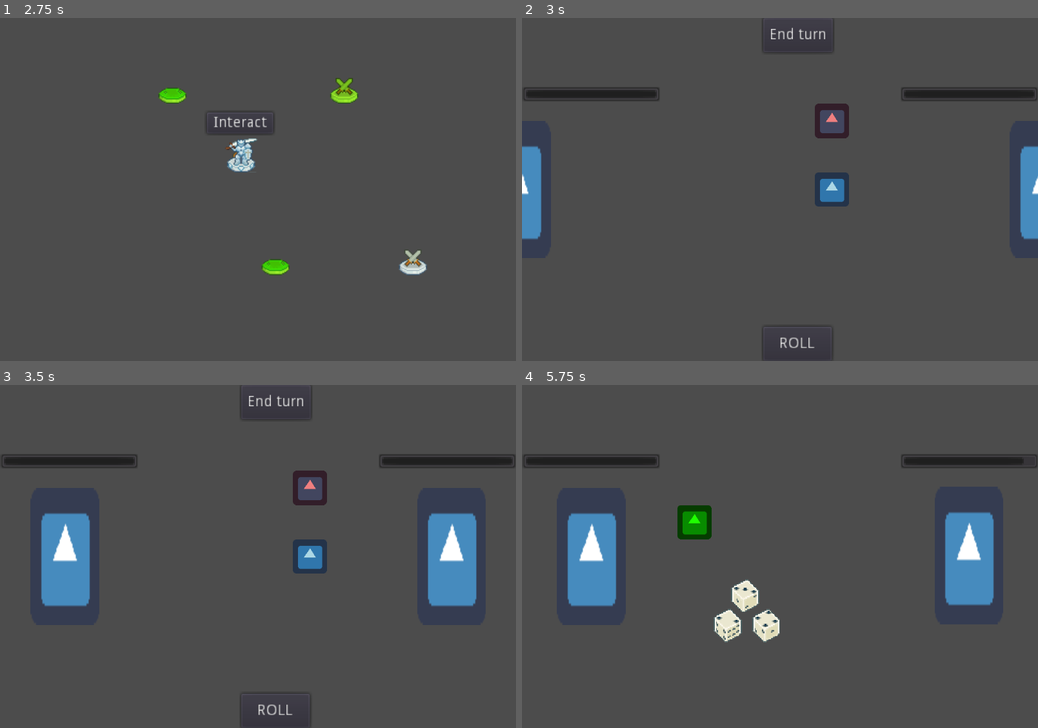
Above: before the commit, frames 1-4 (two rows, left to right).
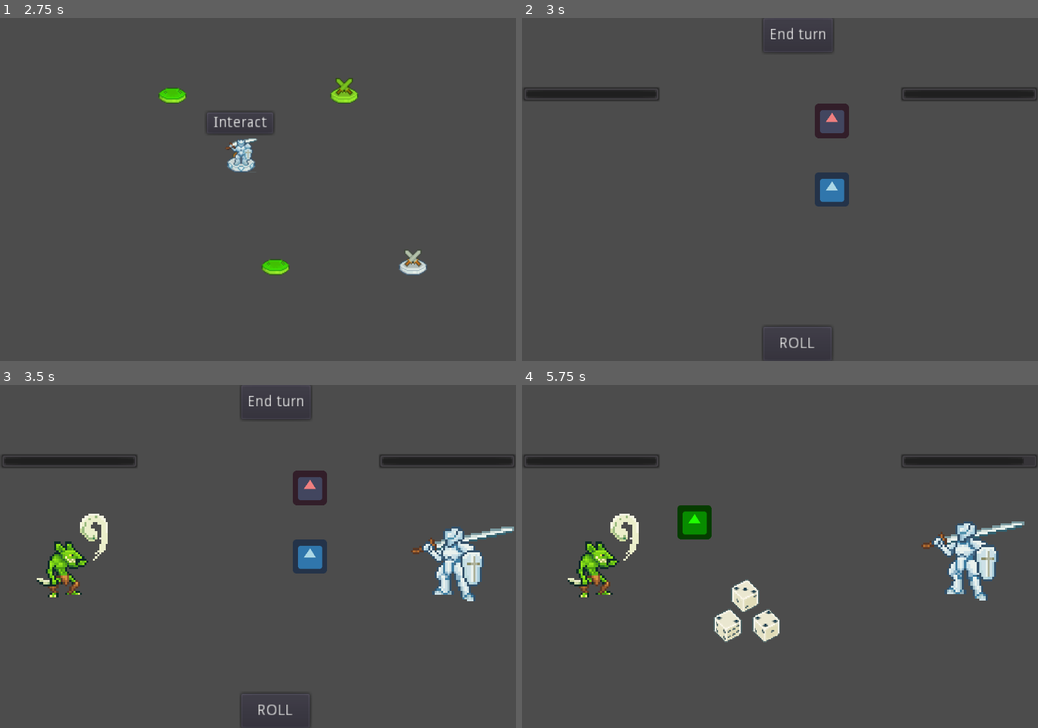
Above: after the commit, the same moments.

Repository: JestemStefan/DiceofDestiny
Game: Godot game, scene res://scenes/Testing/GameWorld.tscn
Two runs of this game, one before a commit and one after it. Both use one fixed random seed, a clock stepped at 60 frames per second and the inputs below. The engine's default icon, where the game draws it, is replaced by a stand-in: a white triangle on a blue panel in a dark square.
Inputs (mouse positions are in pixels of both pictures, inside the frame that each line leads up to):
- Up to frame 1 (2.75 s): drag from (170, 86) to (242, 155) at 0.52 s; drag from (242, 155) to (170, 86) at 1.27 s; move the mouse to (345, 86) at 2.02 s; click (345, 86) at 2.17 s
- Up to frame 2 (3 s): click "Interact" at 2.75 s
- Up to frame 3 (3.5 s): no input
- Up to frame 4 (5.75 s): click "ROLL" at 3.5 s; click "End turn" at 4.25 s; drag from (728, 625) to (697, 535) at 5.02 s

Frame 1 is identical in both runs. In frame 2, 1.9% of the frame differs, in the area x 0-100%, y 37-65%; in frame 3, 5.6%; in frame 4, 5.6%, in the area x 8-98%, y 36-65%.

Commit message:
Replaced Player and Enemy sprite and added animations

Diff:
--- a/scenes/Encounters/FightEncounter.tscn
+++ b/scenes/Encounters/FightEncounter.tscn
@@ -1,12 +1,47 @@
-[gd_scene load_steps=8 format=2]
+[gd_scene load_steps=11 format=2]
 
 [ext_resource path="res://src/encounters/Encounter.gd" type="Script" id=1]
 [ext_resource path="res://src/Encounter_Player/Encounter_Player.gd" type="Script" id=2]
 [ext_resource path="res://scenes/DiceRoller/Dices.tscn" type="PackedScene" id=3]
-[ext_resource path="res://icon.png" type="Texture" id=4]
+[ext_resource path="res://art/Knight_Idle.png" type="Texture" id=4]
 [ext_resource path="res://src/Enemies/Goblin.tres" type="Resource" id=5]
 [ext_resource path="res://src/encounter_enemy/Encounter_Enemy.gd" type="Script" id=6]
 [ext_resource path="res://scenes/InteractionBox/ActionBox.tscn" type="PackedScene" id=7]
+[ext_resource path="res://art/Goblin_Idle.png" type="Texture" id=8]
+
+[sub_resource type="Animation" id=2]
+resource_name = "Idle"
+loop = true
+step = 0.25
+tracks/0/type = "value"
+tracks/0/path = NodePath("PlayerSprite:frame")
+tracks/0/interp = 1
+tracks/0/loop_wrap = true
+tracks/0/imported = false
+tracks/0/enabled = true
+tracks/0/keys = {
+"times": PoolRealArray( 0, 0.25, 0.5, 0.75 ),
+"transitions": PoolRealArray( 1, 1, 1, 1 ),
+"update": 1,
+"values": [ 0, 1, 2, 3 ]
+}
+
+[sub_resource type="Animation" id=1]
+resource_name = "Idle"
+length = 2.3
+loop = true
+tracks/0/type = "value"
+tracks/0/path = NodePath("EnemySprite:frame")
+tracks/0/interp = 1
+tracks/0/loop_wrap = true
+tracks/0/imported = false
+tracks/0/enabled = true
+tracks/0/keys = {
+"times": PoolRealArray( 0, 0.1, 0.2, 0.3, 0.4, 0.5, 0.6, 0.7, 0.8, 0.9, 1, 1.1, 1.2, 1.3, 1.4, 1.5, 1.6, 1.7, 1.8, 1.9, 2, 2.1, 2.2 ),
+"transitions": PoolRealArray( 1, 1, 1, 1, 1, 1, 1, 1, 1, 1, 1, 1, 1, 1, 1, 1, 1, 1, 1, 1, 1, 1, 1 ),
+"update": 1,
+"values": [ 0, 1, 2, 3, 4, 5, 6, 7, 8, 9, 10, 11, 12, 13, 14, 15, 16, 17, 18, 19, 20, 21, 22 ]
+}
 
 [node name="FightEncounter" type="Node2D"]
 script = ExtResource( 1 )
@@ -16,9 +51,11 @@
 script = ExtResource( 2 )
 
 [node name="PlayerSprite" type="Sprite" parent="Encounter_Player"]
-scale = Vector2( 1, 2 )
+scale = Vector2( 2, 2 )
 texture = ExtResource( 4 )
 offset = Vector2( 128, 0 )
+hframes = 4
+frame = 2
 
 [node name="Skills" type="Node2D" parent="Encounter_Player"]
 position = Vector2( -128, 0 )
@@ -36,15 +73,21 @@
 "_edit_use_anchors_": false
 }
 
+[node name="PlayerAnimationPlayer" type="AnimationPlayer" parent="Encounter_Player"]
+anims/Idle = SubResource( 2 )
+
 [node name="Encounter_Enemy" type="Node2D" parent="."]
 script = ExtResource( 6 )
 enemy_stats = ExtResource( 5 )
 
 [node name="EnemySprite" type="Sprite" parent="Encounter_Enemy"]
 position = Vector2( 64, 160 )
-scale = Vector2( 1, 2 )
-texture = ExtResource( 4 )
+scale = Vector2( 2, 2 )
+texture = ExtResource( 8 )
 offset = Vector2( -128, 0 )
+flip_h = true
+hframes = 6
+vframes = 4
 
 [node name="EnemyHealthBar" type="ProgressBar" parent="Encounter_Enemy"]
 visible = false
@@ -61,6 +104,9 @@
 
 [node name="Action_Box" parent="Encounter_Enemy" instance=ExtResource( 7 )]
 position = Vector2( 160, 128 )
+
+[node name="EnemyAnimationPlayer" type="AnimationPlayer" parent="Encounter_Enemy"]
+anims/Idle = SubResource( 1 )
 
 [node name="Dices" parent="." instance=ExtResource( 3 )]
 position = Vector2( 224, 224 )
--- a/src/encounters/Encounter.gd
+++ b/src/encounters/Encounter.gd
@@ -3,9 +3,11 @@
 
 onready var encounter_player: EncounterPlayer = $Encounter_Player
 onready var player_sprite = $Encounter_Player/PlayerSprite
+onready var player_animplayer: AnimationPlayer = $Encounter_Player/PlayerAnimationPlayer
 
 onready var encounter_enemy: Node2D = $Encounter_Enemy
 onready var enemy_sprite = $Encounter_Enemy/EnemySprite
+onready var enemy_animplayer: AnimationPlayer = $Encounter_Enemy/EnemyAnimationPlayer
 
 onready var dices: Node2D = $Dices
 
@@ -19,9 +21,11 @@
 
 
 func start_encounter():
+	player_animplayer.play("Idle")
 	slide_player_in()
 	$Encounter_Player/PlayerHealth.show()
 
+	enemy_animplayer.play("Idle")
 	slide_enemy_in()
 	$Encounter_Enemy/EnemyHealthBar.show()
 
@@ -62,6 +66,7 @@
 
 
 func end_encounter():
+	GameState.add_dice()
 	GameController.end_encounter()
 
 
Not shown, added: art/Goblin_Idle.png.import
Not shown, added: art/Knight_Idle.png.import
